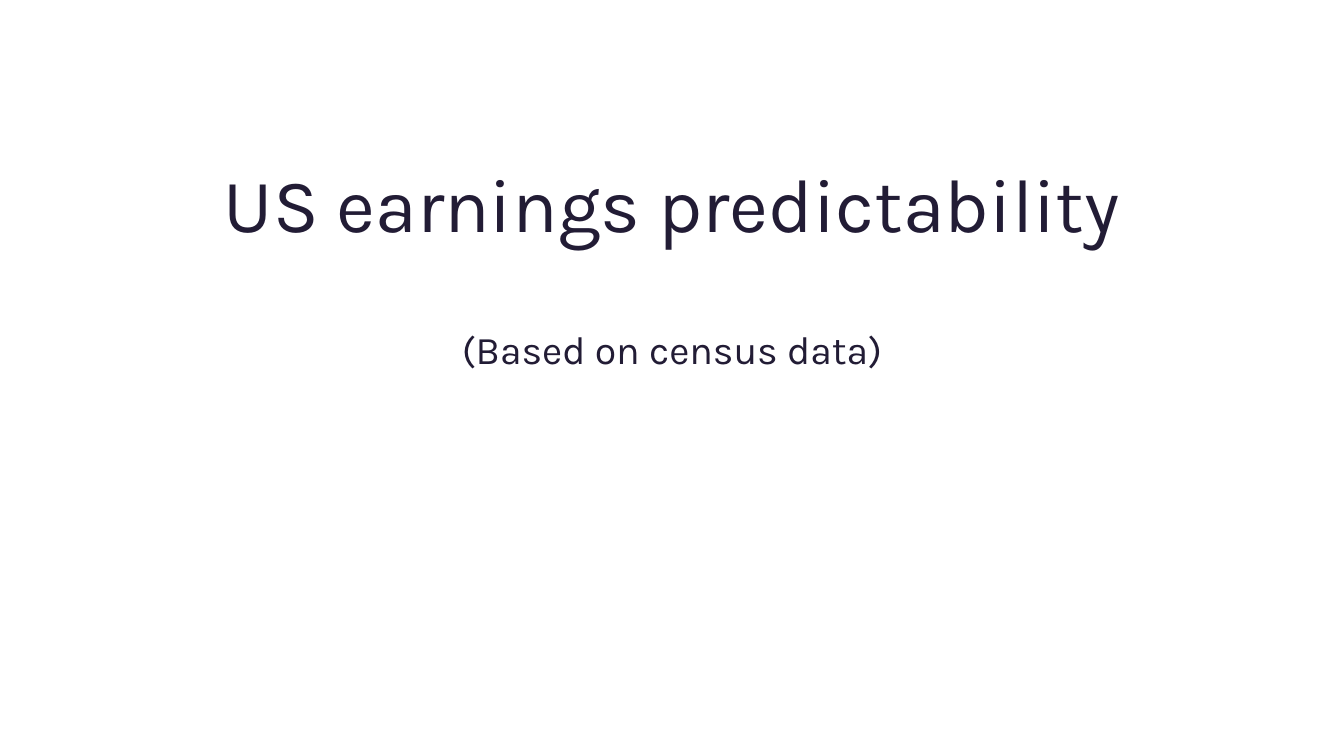
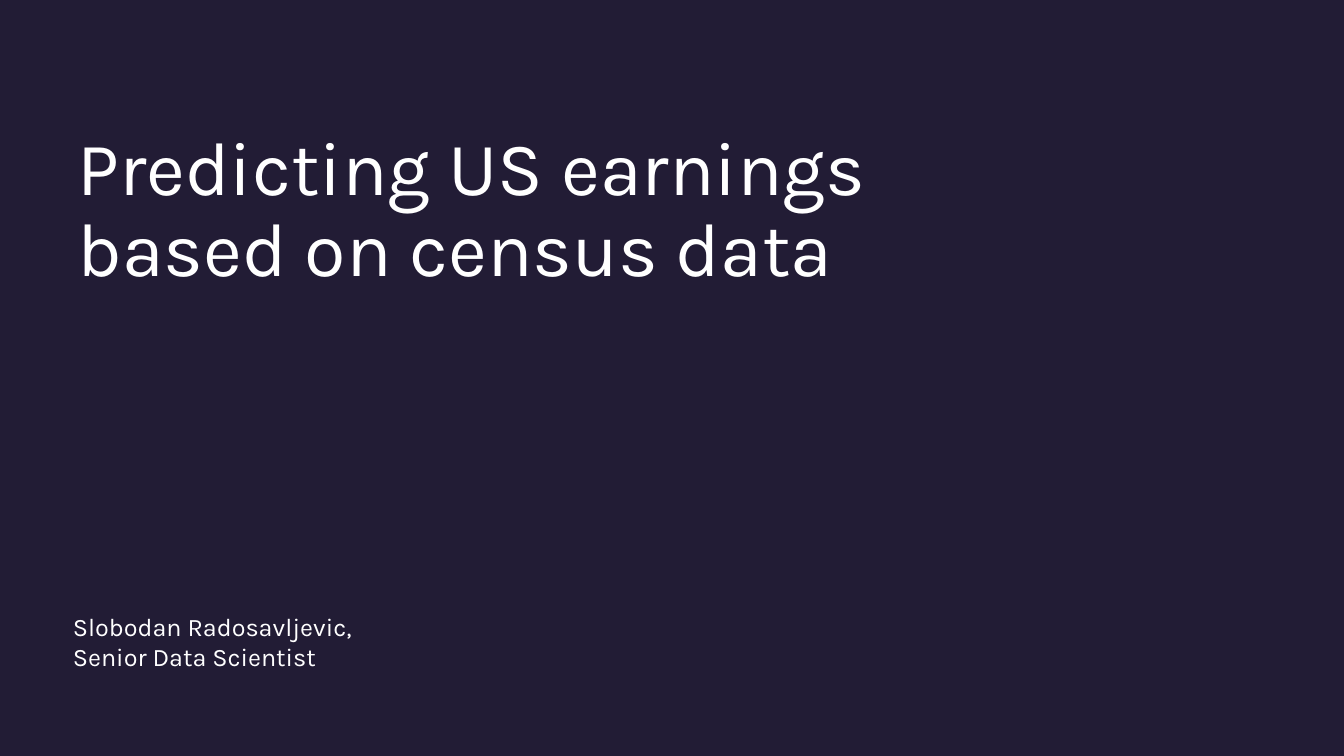
Before and after one commit to srdgaf/us_census, a slide deck: slide 1 of Census.pptx. Drawn at 1344x756 pixels with LibreOffice and Linux fonts; fonts in the diff are those of the drawing. Boxes give left, top, right and bottom in pixels: in the first picture for what was removed or moved away, otherwise in the second. Text is boxed around its words. In the diff, an @@ line names an element or a change of style, - is before the commit and + after.

```diff
--- a/Census.pptx
+++ b/Census.pptx
@@ background #FFFFFF to #221C35 @@
@@ title at (77, 143, 865, 277): text changed; text colour #221C35 to #FFFFFF @@
-US earnings predictability
-(Based on census data)
+Predicting US earnings based on census data
+data)
@@ text added at (73, 618, 352, 667), 18 pt, text #FFFFFF @@
+Slobodan Radosavljevic, Senior Data Scientist
```
Also in this commit, not shown: 7 other slides changed, 7 slides added, 7 slides removed.
